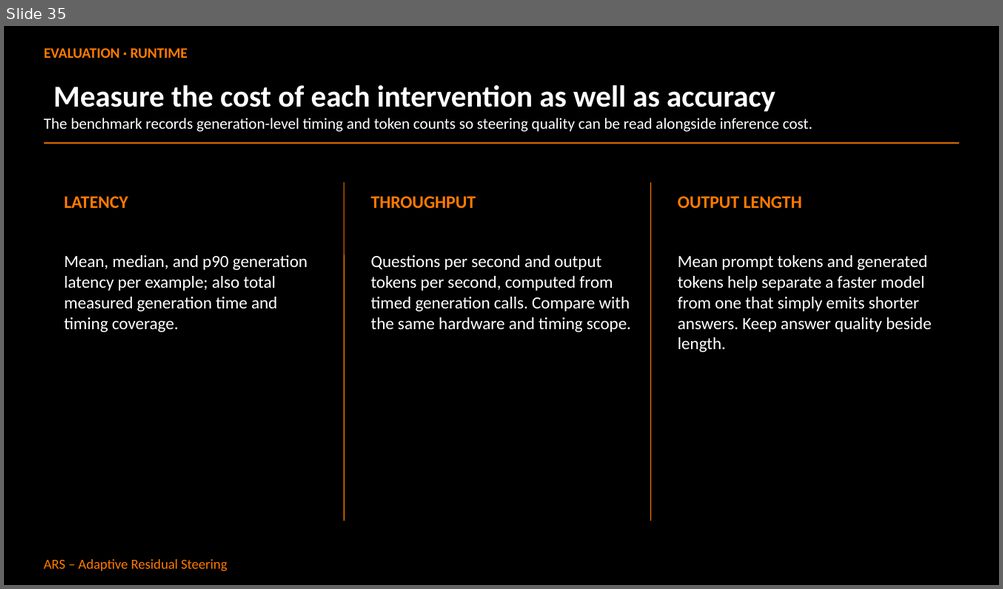
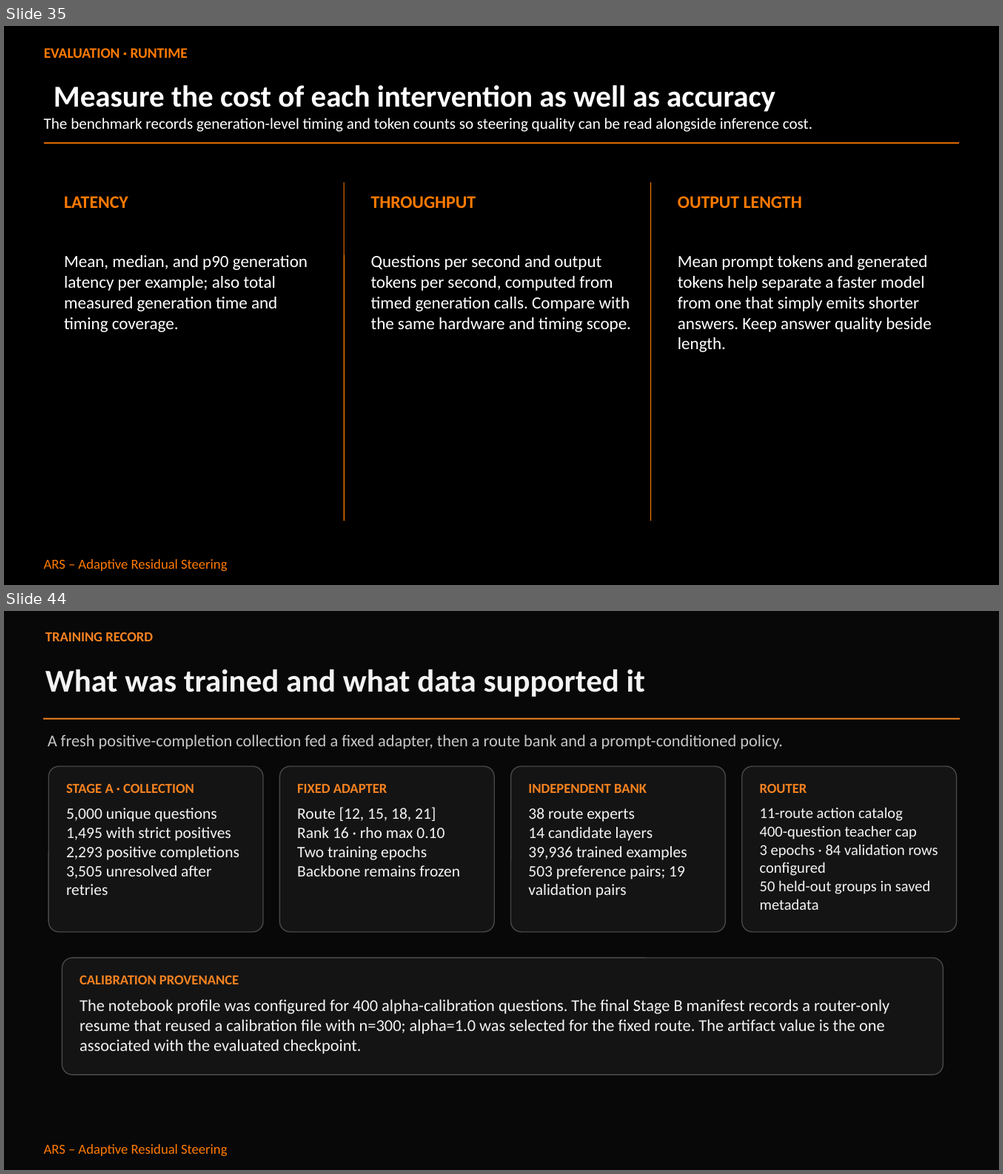
Before and after one commit to Abdullah182155/adaptive-residual-steering, a slide deck: ARS_Research_Presentation.pptx. Shown one above the other, each under a label of ours: slide 35 before the commit, slides 35 and 44 after it; the slides between them are not shown. The pictures are 1003x589 and 1003x1174 pixels, drawn with LibreOffice and Linux fonts; fonts in the diff are those of the drawing. Boxes give left, top, right and bottom in pixels: in the first picture for what was removed or moved away, otherwise in the second. Text is boxed around its words. In the diff, an @@ line names an element or a change of style, - is before the commit and + after.

Commit message:
docs: finalize research handoff and presentation
Record the completed benchmark evidence, release provenance, limitations, and references alongside the reviewed research deck.

```diff
--- a/ARS_Research_Presentation.pptx
+++ b/ARS_Research_Presentation.pptx
@@ slide 44 added at (4,611,999,1170), background #080808; not listed: 1 template element that a slide beside it also shows @@
@@ text added at (45,632,153,641), 10 pt, text #F58220, bold @@
+TRAINING RECORD
@@ text added at (45,669,645,697), 23 pt, text #F3F3F3, bold @@
+What was trained and what data supported it
@@ line added from (44, 718) to (959, 718), #F58220 1.13 pt @@
@@ text added at (48,735,782,749), 12 pt, text #C6C6C6 @@
+A fresh positive-completion collection fed a fixed adapter, then a route bank and a prompt-conditioned policy.
@@ rounded rectangle added at (48,766,264,932), fill #141414, outline #474747 0.75 pt @@
@@ text added at (66,783,194,793), 10 pt, text #F58220, bold @@
+STAGE A · COLLECTION
@@ rounded rectangle added at (279,766,495,932), fill #141414, outline #474747 0.75 pt @@
@@ text added at (297,784,387,793), 10 pt, text #F58220, bold @@
+FIXED ADAPTER
@@ rounded rectangle added at (510,766,725,932), fill #141414, outline #474747 0.75 pt @@
@@ text added at (528,784,646,793), 10 pt, text #F58220, bold @@
+INDEPENDENT BANK
@@ rounded rectangle added at (742,766,957,932), fill #141414, outline #474747 0.75 pt @@
@@ text added at (760,783,807,793), 10 pt, text #F58220, bold @@
+ROUTER
@@ text added at (66,808,239,895), 11.5 pt, text #F3F3F3 @@
+5,000 unique questions
+1,495 with strict positives
+2,293 positive completions
+3,505 unresolved after retries
@@ text added at (297,807,460,877), 11.5 pt, text #F3F3F3 @@
+Route [12, 15, 18, 21]
+Rank 16 · rho max 0.10
+Two training epochs
+Backbone remains frozen
@@ text added at (528,808,687,898), 11.5 pt, text #F3F3F3 @@
+38 route experts
+14 candidate layers
+39,936 trained examples
+503 preference pairs; 19 validation pairs
@@ text added at (760,807,938,910), 11 pt, text #F3F3F3 @@
+11-route action catalog
+400-question teacher cap
+3 epochs · 84 validation rows configured
+50 held-out groups in saved metadata
@@ rounded rectangle added at (62,958,942,1076), fill #141414, outline #474747 0.75 pt @@
@@ text added at (79,975,239,985), 10 pt, text #F58220, bold @@
+CALIBRATION PROVENANCE
@@ text added at (79,999,889,1054), 12 pt, text #F3F3F3 @@
+The notebook profile was configured for 400 alpha-calibration questions. The final Stage B manifest records a router-only resume that reused a calibration file with n=300; alpha=1.0 was selected for the fixed route. The artifact value is the one associated with the evaluated checkpoint.
```
Also in this commit, not shown: 8 slides changed, 14 other slides added, 9 slides removed, 12 other files.
